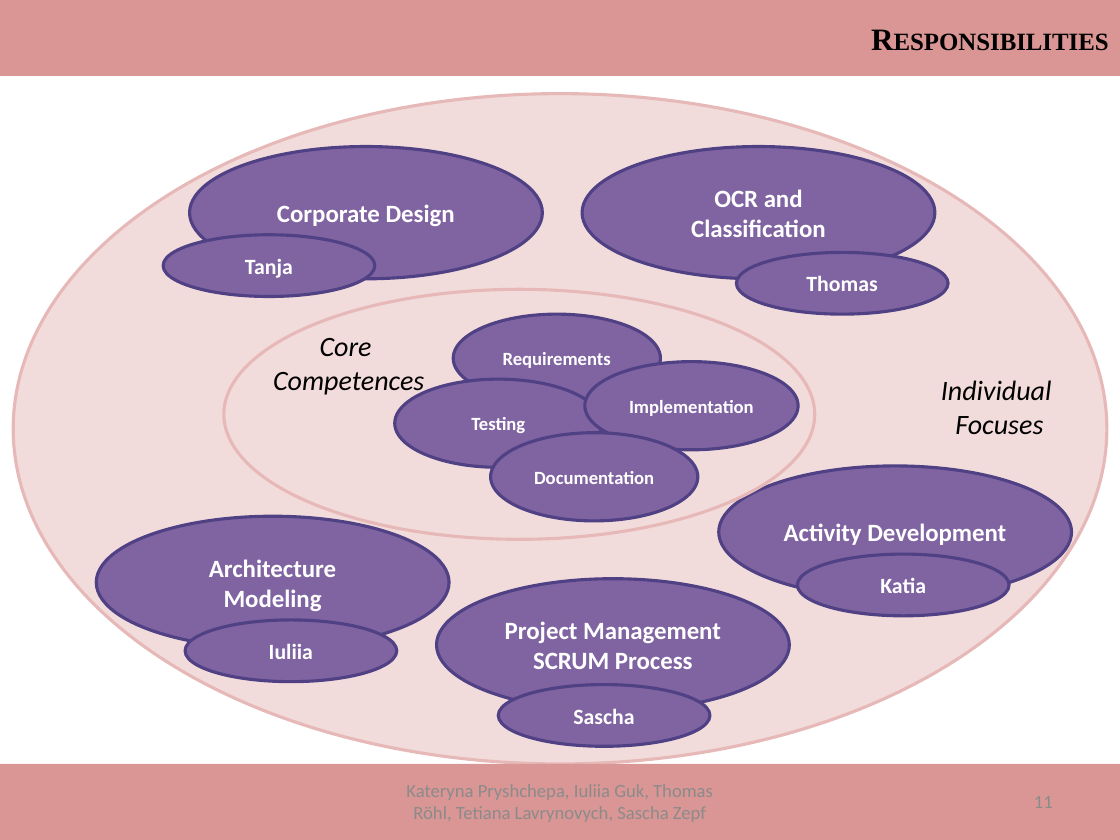
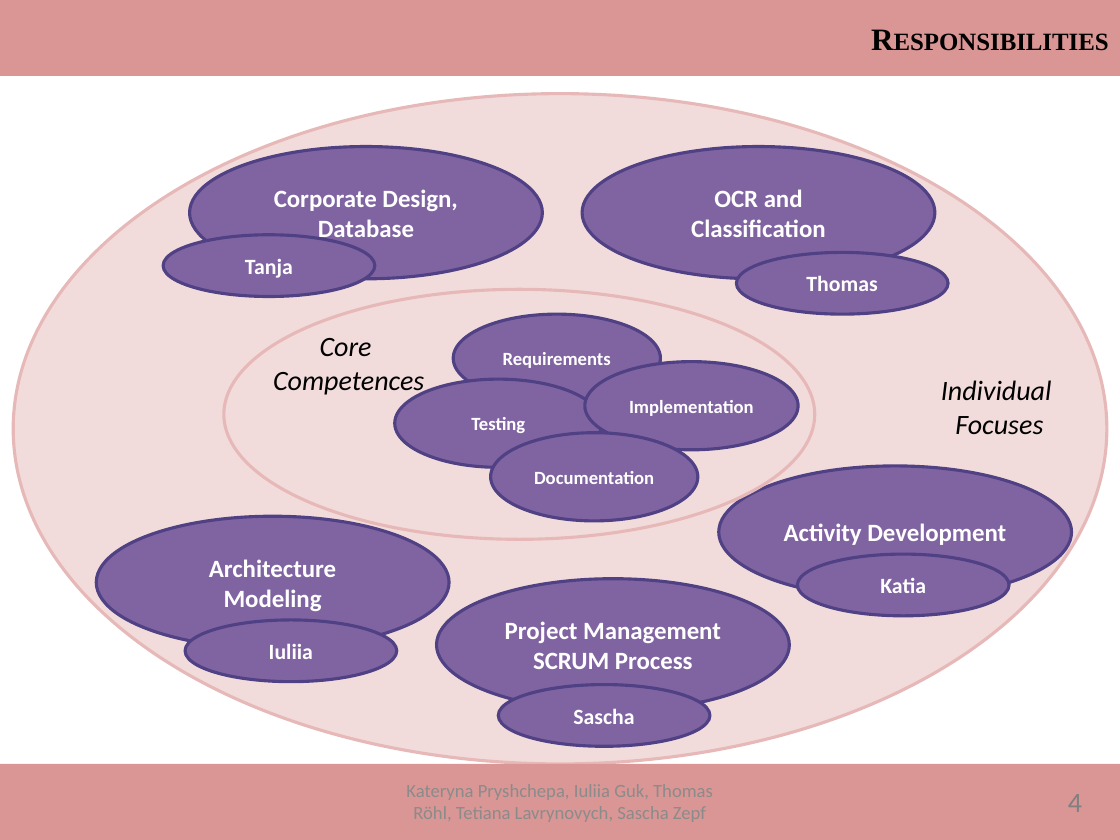
Before and after one commit to ThomasRoehl/ShopAdmin, a slide deck: slide 12 of Dokumentation/ShopAdmin_Final.pptx (slide 11 before the commit). Drawn at 1120x840 pixels with LibreOffice and Linux fonts; fonts in the diff are those of the drawing. Boxes give left, top, right and bottom in pixels: in the first picture for what was removed or moved away, otherwise in the second. Text is boxed around its words. In the diff, an @@ line names an element or a change of style, - is before the commit and + after.

```diff
--- a/Dokumentation/ShopAdmin_Final.pptx
+++ b/Dokumentation/ShopAdmin_Final.pptx
@@ text in ellipse at [274,189,458,243]: text changed @@
-Corporate Design
+Corporate Design, Database
@@ text added at [1068,794,1082,812], 18 pt, text #808080 @@
+4
```
Also in this commit, not shown: 32 other slides changed, 4 slides added, 1 other file.
